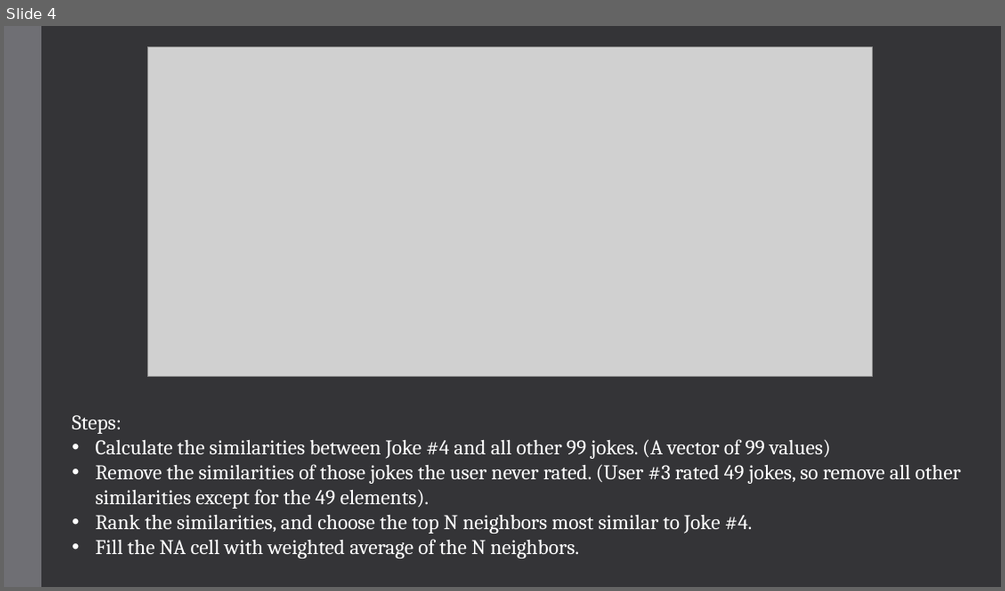
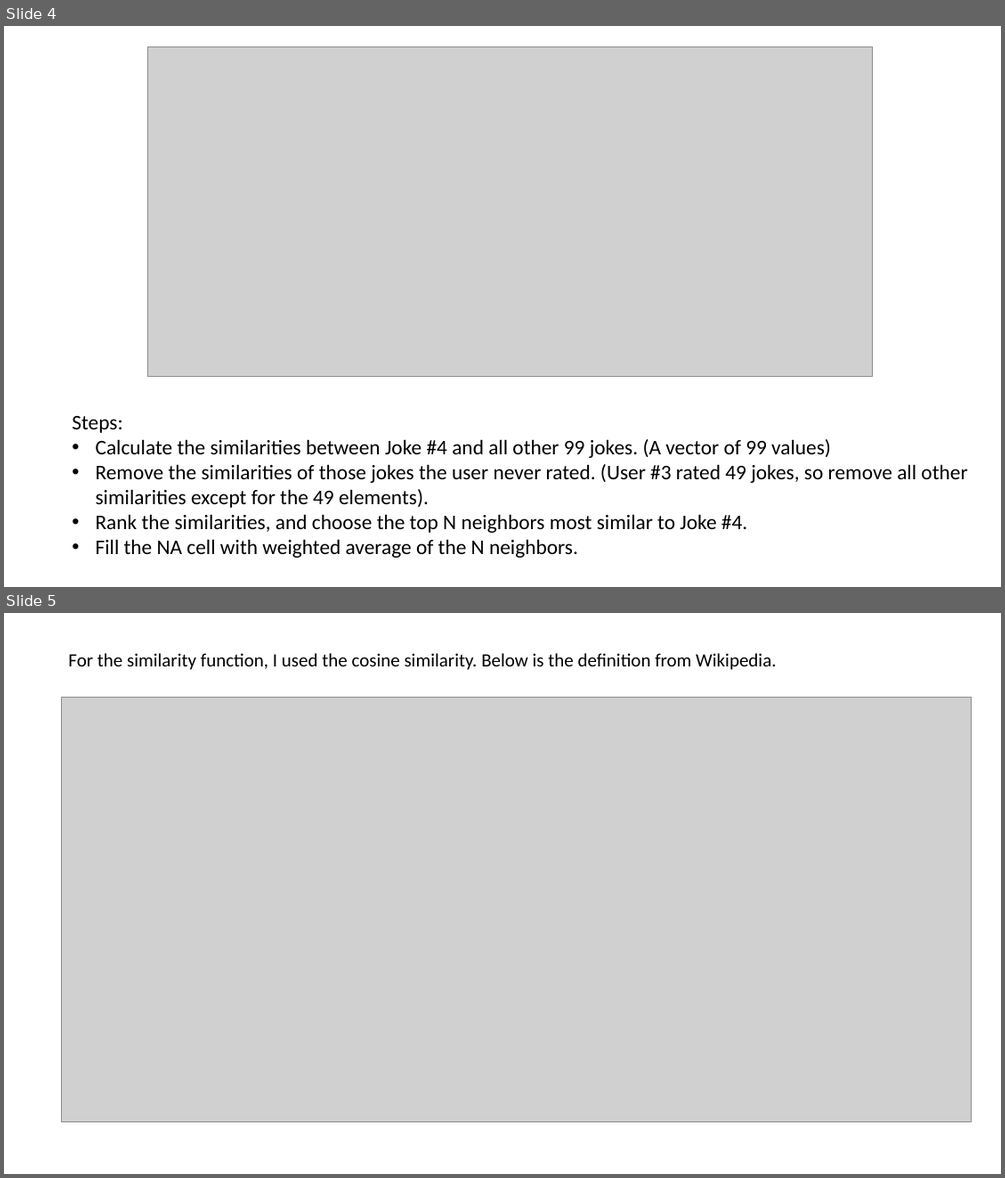
Before and after one commit to Tyllis/Data607, a slide deck: jester-collaborative-filtering.pptx. Shown one above the other, each under a label of ours: slide 4 before the commit, slides 4 and 5 after it. The pictures are 1005x591 and 1005x1178 pixels, drawn with LibreOffice and Linux fonts; fonts in the diff are those of the drawing; grey boxes stand for pictures. Boxes give left, top, right and bottom in pixels: in the first picture for what was removed or moved away, otherwise in the second. Text is boxed around its words. In the diff, an @@ line names an element or a change of style, - is before the commit and + after.

```diff
--- a/jester-collaborative-filtering.pptx
+++ b/jester-collaborative-filtering.pptx
@@ slide 5 added at [4,613,1001,1174], background #FFFFFF @@
@@ text added at [68,653,776,670], 18 pt, text #000000 @@
+For the similarity function, I used the cosine similarity. Below is the definition from Wikipedia.
@@ picture added at [61,698,971,1122] @@
@@ slide 4 changed as well @@
@@ background #353537 to #FFFFFF @@
@@ rectangle removed at [4,26,41,587] @@
@@ text "Steps:" at [72,416,967,557]: font Cambria to Calibri, text colour #FFFFFF to #000000 @@
```
Also in this commit, not shown: 3 other slides changed, 3 other slides added, 1 slide removed.
